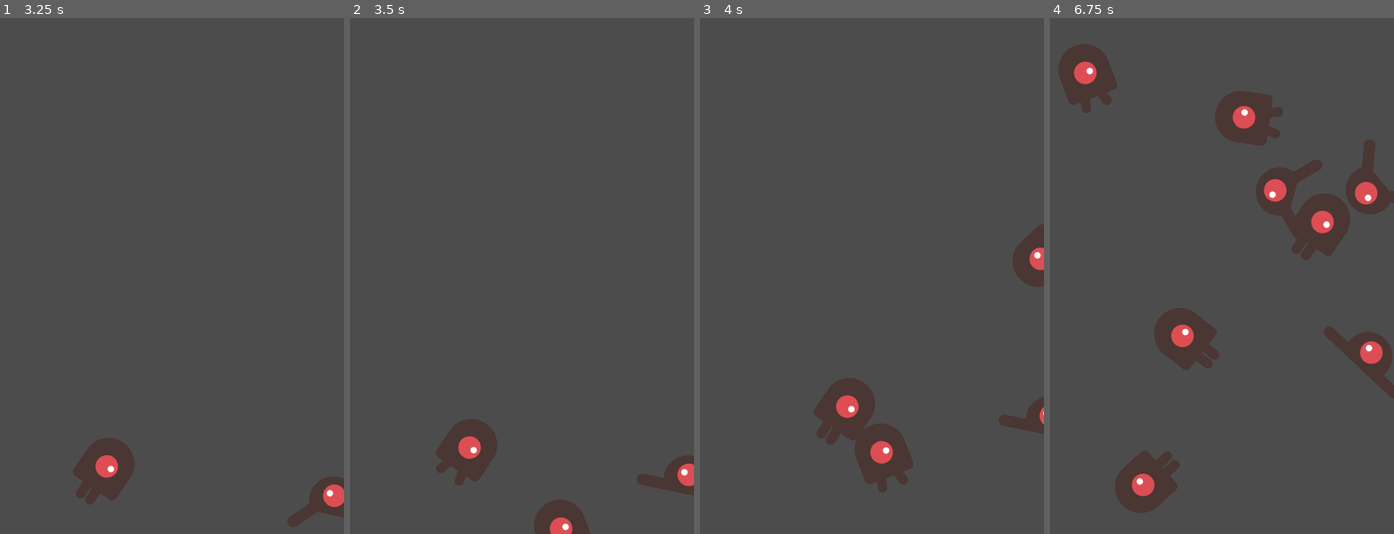
Above: before the commit, frames 1-4 (left to right).
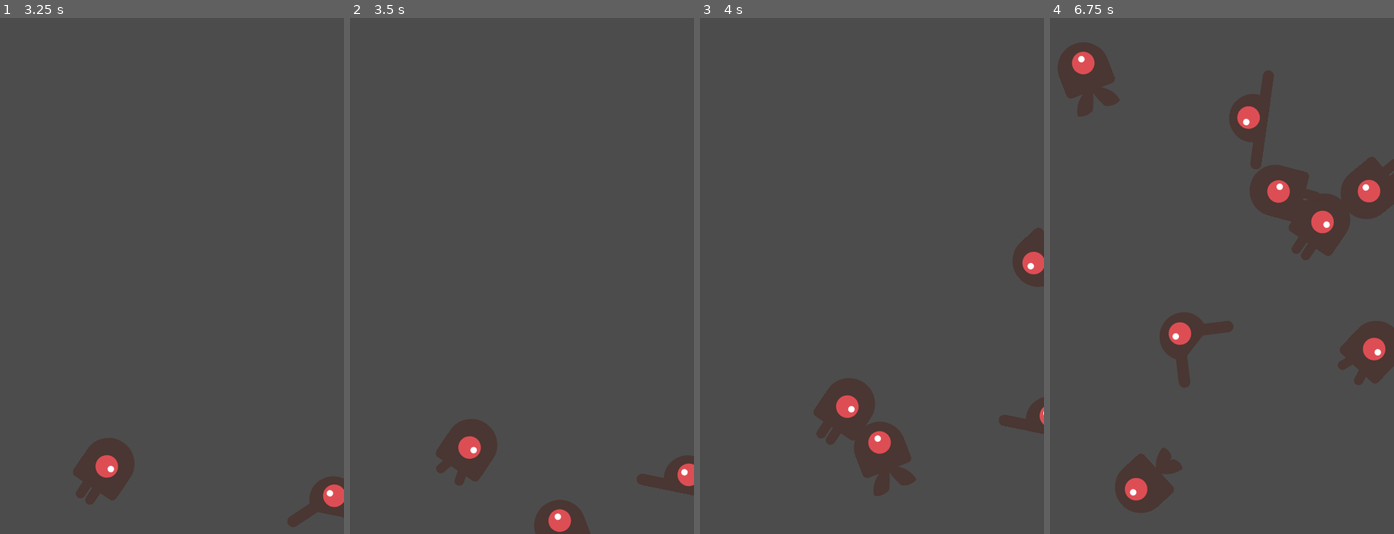
Above: after the commit, the same moments.

Repository: josh-mchugh/godot-dodge-the-creeps
Game: Godot game, scene res://Main.tscn
The game is run twice, just before and just after one commit, with the same random seed, the same clock (stepped at 60 frames per second) and the same inputs.
Inputs:
- Up to frame 1 (3.25 s): tap Enter at 0.5 s; hold Right (move_right) 0.53-1.28 s; hold Down (move_down) 1.28-2.03 s; hold Right (move_right) 2.03-2.78 s; hold Up (move_up) from 2.78 s (still down)
- Up to frame 2 (3.5 s): keep holding Up (move_up)
- Up to frame 3 (4 s): release Up (move_up) at 3.53 s; hold Left (move_left) from 3.53 s (still down)
- Up to frame 4 (6.75 s): release Left (move_left) at 5.03 s; hold Down (move_down) 5.03-5.78 s; hold Right (move_right) 5.78-6.53 s; hold Up (move_up) from 6.53 s (still down)

Frame 1 is identical in both runs. In frame 2, 0.2% of the frame differs, in the area x 57-65%, y 95-100%; in frame 3, 0.7%; in frame 4, 5.0%, in the area x 2-100%, y 4-94%.

Commit message:
Renamed Enemy scene to Mob scene

Diff:
--- a/Main.tscn
+++ b/Main.tscn
@@ -2,7 +2,7 @@
 
 [ext_resource path="res://Player.tscn" type="PackedScene" id=1]
 [ext_resource path="res://Main.gd" type="Script" id=2]
-[ext_resource path="res://Enemy.tscn" type="PackedScene" id=3]
+[ext_resource path="res://Mob.tscn" type="PackedScene" id=3]
 
 [sub_resource type="Curve2D" id=1]
 _data = {
--- a/Enemy.tscn
+++ b/Mob.tscn
@@ -6,7 +6,7 @@
 [ext_resource path="res://art/enemySwimming_2.png" type="Texture" id=4]
 [ext_resource path="res://art/enemyFlyingAlt_2.png" type="Texture" id=5]
 [ext_resource path="res://art/enemyFlyingAlt_1.png" type="Texture" id=6]
-[ext_resource path="res://Enemy.gd" type="Script" id=7]
+[ext_resource path="res://Mob.gd" type="Script" id=7]
 
 [sub_resource type="SpriteFrames" id=1]
 animations = [ {
Renamed: Enemy.gd -> Mob.gd
